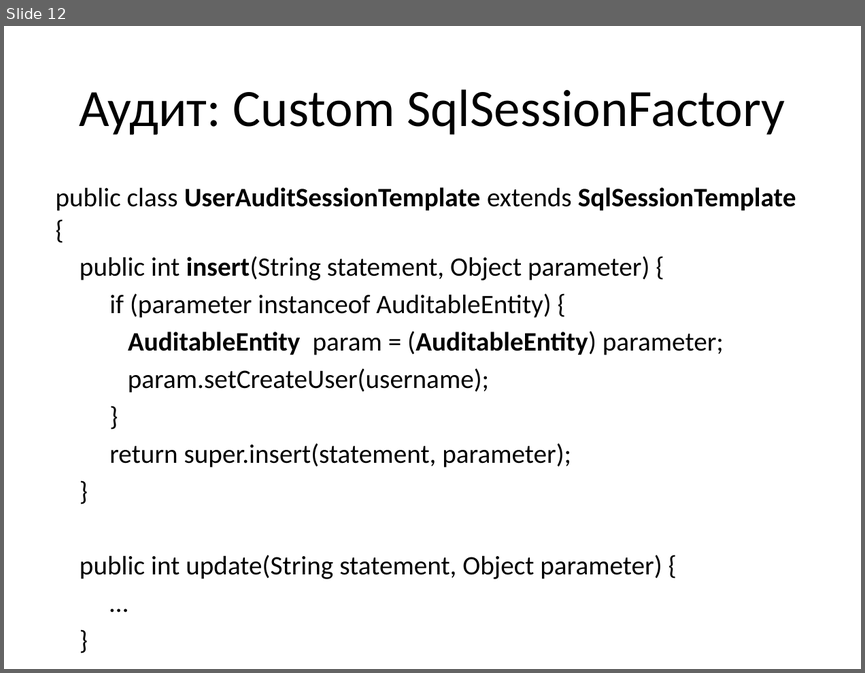
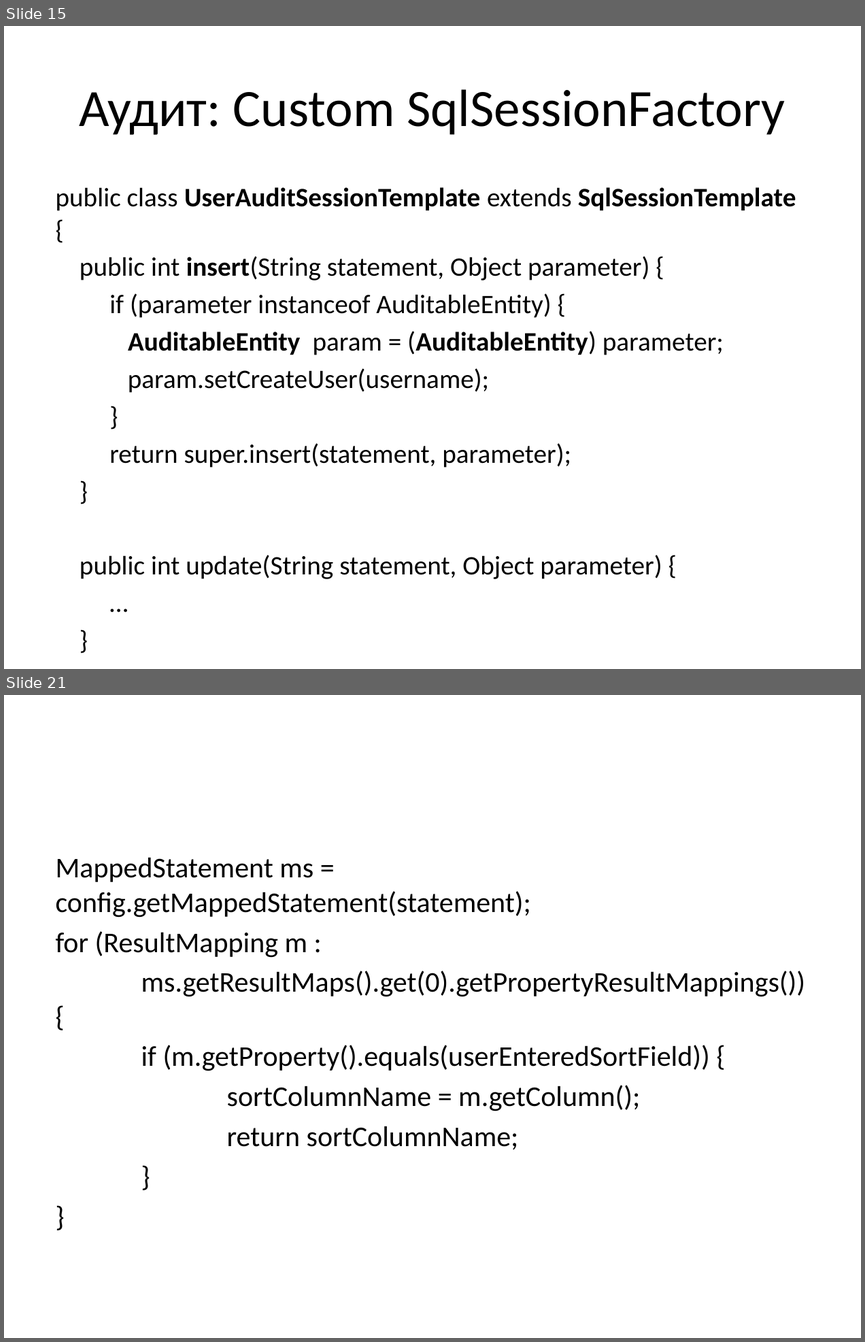
Before and after one commit to vitali-kviatkouski/personal, a slide deck: MyBatis.pptx. Shown one above the other, each under a label of ours: slide 12 before the commit, slides 15 and 21 after it; the slides between them are not shown. The pictures are 865x673 and 865x1342 pixels, drawn with LibreOffice and Linux fonts; fonts in the diff are those of the drawing. Boxes give left, top, right and bottom in pixels: in the first picture for what was removed or moved away, otherwise in the second. Text is boxed around its words. In the diff, an @@ line names an element or a change of style, - is before the commit and + after.

```diff
--- a/MyBatis.pptx
+++ b/MyBatis.pptx
@@ slide 21 added at bbox=[4, 695, 861, 1338], background #FFFFFF @@
@@ text added at bbox=[56, 857, 805, 1149], 24 pt, text #000000 @@
+MappedStatement ms = config.getMappedStatement(statement);
+for (ResultMapping m :
+ms.getResultMaps().get(0).getPropertyResultMappings()) {
+if (m.getProperty().equals(userEnteredSortField)) {
+sortColumnName = m.getColumn();
+return sortColumnName;
+}
+}
@@ what was slide 12 is now slide 15 @@
```
Also in this commit, not shown: 1 slide changed, 10 other slides added.
